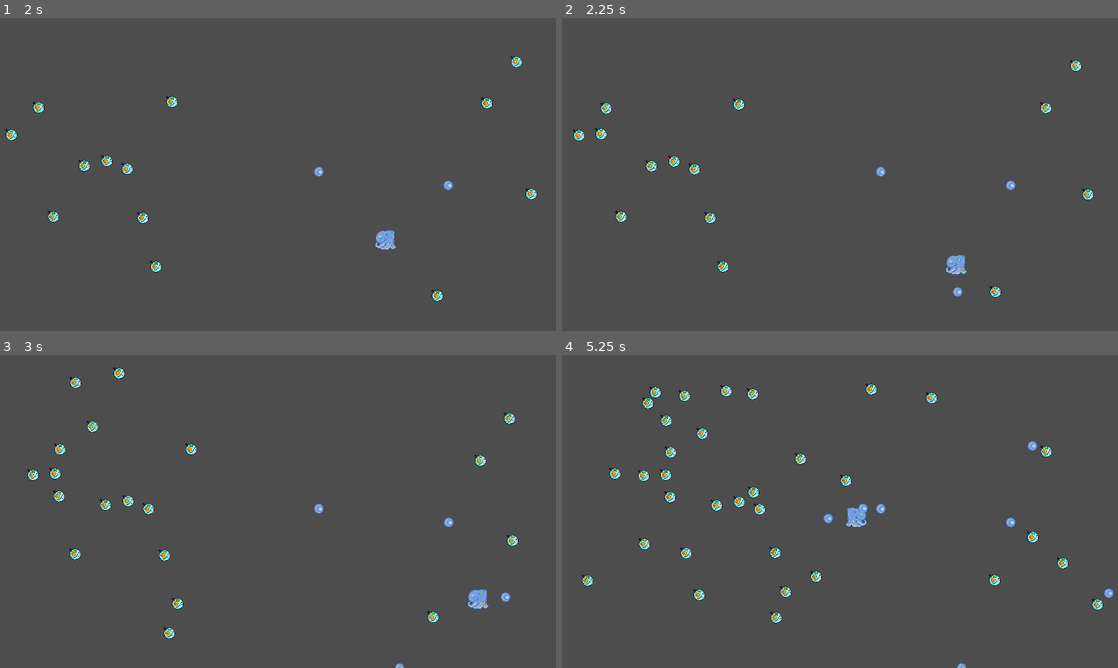
Above: before the commit, frames 1-4 (two rows, left to right).
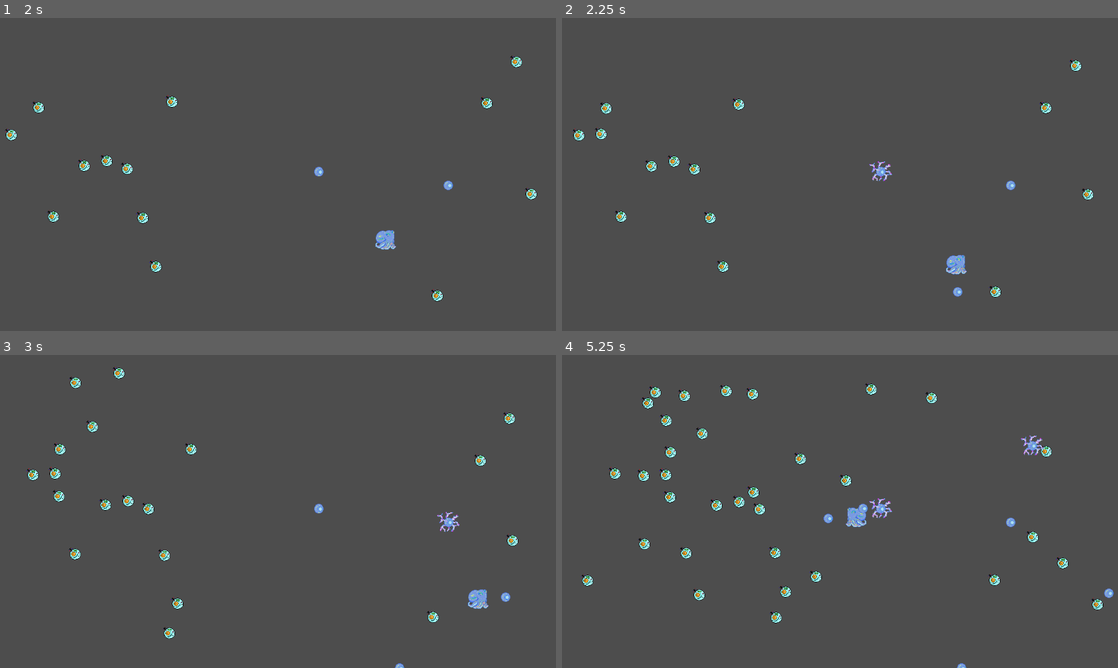
Above: after the commit, the same moments.

Repository: Igonorant/perfect-form
Game: Godot game, scene res://arenas/arena.tscn
Two runs of this game, one before a commit and one after it. Both use one fixed random seed, a clock stepped at 60 frames per second and the inputs below.
Inputs:
- Up to frame 1 (2 s): hold Right (move_right) 0.53-1.28 s; tap Q (atk_q) at 0.6, 1.35 s; hold Down (move_down) from 1.28 s (still down)
- Up to frame 2 (2.25 s): release Down (move_down) at 2.03 s; hold Right (move_right) from 2.03 s (still down); tap Q (atk_q) at 2.1 s
- Up to frame 3 (3 s): release Right (move_right) at 2.78 s; hold Up (move_up) from 2.78 s (still down); tap Q (atk_q) at 2.85 s
- Up to frame 4 (5.25 s): release Up (move_up) at 3.53 s; hold Left (move_left) 3.53-5.03 s; tap Q (atk_q) at 3.6, 4.35, 5.1 s; hold Down (move_down) from 5.03 s (still down)

Frame 1 is identical in both runs. In frame 2, less than 0.1% of the frame differs, in the area x 55-60%, y 45-53%; in frame 3, less than 0.1%; in frame 4, 0.2%, in the area x 55-87%, y 25-53%.

Commit message:
Added lightning effect prototype

Diff:
--- /dev/null
+++ b/effects/shaking_lightning_effect.tscn
@@ -0,0 +1,74 @@
+[gd_scene load_steps=5 format=3 uid="uid://8vfq3sh7p24k"]
+
+[ext_resource type="Texture2D" uid="uid://2y8yquyaawe5" path="res://assets/placeholder_lightning_effect.png" id="1_4pdl5"]
+
+[sub_resource type="Animation" id="Animation_oe406"]
+length = 0.001
+tracks/0/type = "value"
+tracks/0/imported = false
+tracks/0/enabled = true
+tracks/0/path = NodePath(".:rotation")
+tracks/0/interp = 1
+tracks/0/loop_wrap = true
+tracks/0/keys = {
+"times": PackedFloat32Array(0),
+"transitions": PackedFloat32Array(1),
+"update": 0,
+"values": [0.0]
+}
+tracks/1/type = "value"
+tracks/1/imported = false
+tracks/1/enabled = true
+tracks/1/path = NodePath(".:scale")
+tracks/1/interp = 1
+tracks/1/loop_wrap = true
+tracks/1/keys = {
+"times": PackedFloat32Array(0),
+"transitions": PackedFloat32Array(1),
+"update": 0,
+"values": [Vector2(1, 1)]
+}
+
+[sub_resource type="Animation" id="Animation_qo6qs"]
+resource_name = "rotating"
+length = 0.6
+loop_mode = 1
+tracks/0/type = "value"
+tracks/0/imported = false
+tracks/0/enabled = true
+tracks/0/path = NodePath(".:scale")
+tracks/0/interp = 0
+tracks/0/loop_wrap = true
+tracks/0/keys = {
+"times": PackedFloat32Array(0.266667, 0.4, 0.533333),
+"transitions": PackedFloat32Array(1, 1, 1),
+"update": 0,
+"values": [Vector2(0, 0), Vector2(1.5, 1.5), Vector2(0, 0)]
+}
+tracks/1/type = "value"
+tracks/1/imported = false
+tracks/1/enabled = true
+tracks/1/path = NodePath(".:rotation")
+tracks/1/interp = 0
+tracks/1/loop_wrap = true
+tracks/1/keys = {
+"times": PackedFloat32Array(0.233333, 0.3, 0.366667, 0.433333, 0.5, 0.566667),
+"transitions": PackedFloat32Array(1, 1, 1, 1, 1, 1),
+"update": 0,
+"values": [0.174533, -0.174533, 0.174533, -0.174533, 0.174533, -0.174533]
+}
+
+[sub_resource type="AnimationLibrary" id="AnimationLibrary_vr30e"]
+_data = {
+&"RESET": SubResource("Animation_oe406"),
+&"rotating": SubResource("Animation_qo6qs")
+}
+
+[node name="SpinningLightningEffect" type="Sprite2D"]
+texture = ExtResource("1_4pdl5")
+
+[node name="AnimationPlayer" type="AnimationPlayer" parent="."]
+libraries = {
+&"": SubResource("AnimationLibrary_vr30e")
+}
+autoplay = "rotating"
--- a/traits/projectile.tscn
+++ b/traits/projectile.tscn
@@ -1,7 +1,8 @@
-[gd_scene load_steps=7 format=3 uid="uid://ctbnto7f4ovr7"]
+[gd_scene load_steps=9 format=3 uid="uid://ctbnto7f4ovr7"]
 
 [ext_resource type="Script" uid="uid://q5868nlellyn" path="res://traits/projectile.gd" id="1_dgwo2"]
 [ext_resource type="Texture2D" uid="uid://jm4emo7kt814" path="res://assets/poderzin.png" id="1_qxf0c"]
+[ext_resource type="PackedScene" uid="uid://8vfq3sh7p24k" path="res://effects/shaking_lightning_effect.tscn" id="2_7c74f"]
 [ext_resource type="Script" uid="uid://djmqb2cpcmfek" path="res://components/velocity_component.gd" id="2_dgwo2"]
 [ext_resource type="PackedScene" uid="uid://c2xqegxfit86j" path="res://components/hurt_box_component.tscn" id="4_4mxer"]
 
@@ -10,6 +11,8 @@
 
 [sub_resource type="CircleShape2D" id="CircleShape2D_4mxer"]
 radius = 11.0
+
+[sub_resource type="GDScript" id="GDScript_7c74f"]
 
 [node name="Projectile" type="Area2D"]
 script = ExtResource("1_dgwo2")
@@ -38,5 +41,8 @@
 shape = SubResource("CircleShape2D_4mxer")
 debug_color = Color(1, 0, 0, 0.392157)
 
+[node name="ShakingLightningEffect" parent="." instance=ExtResource("2_7c74f")]
+script = SubResource("GDScript_7c74f")
+
 [connection signal="timeout" from="Life" to="." method="_on_life_timeout"]
 [connection signal="hurt_body" from="HurtBoxComponent" to="." method="_on_hurt_box_component_hurt_body"]
Binary file added: assets/placeholder_lightning_effect.png
Not shown, added: assets/placeholder_lightning_effect.png.import
